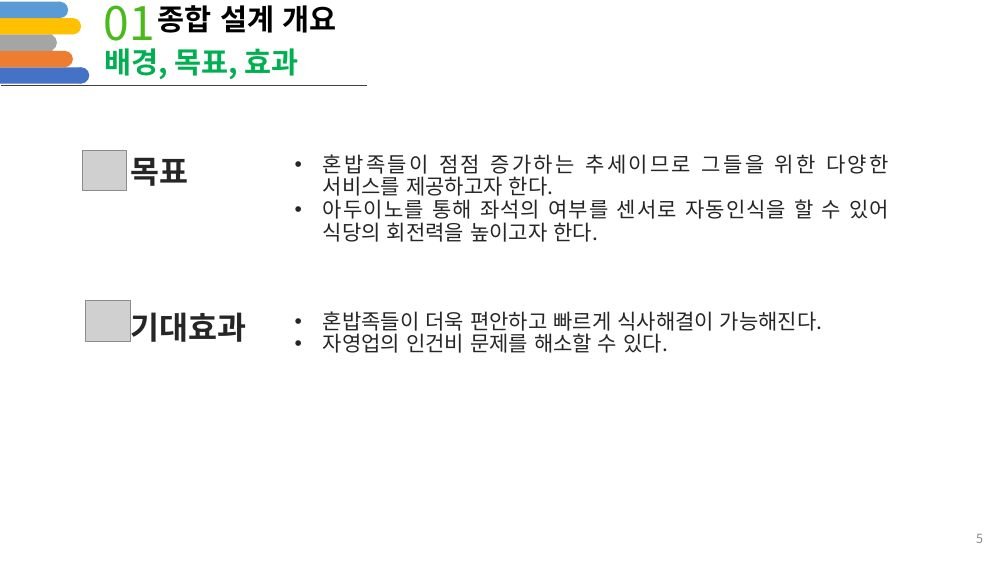
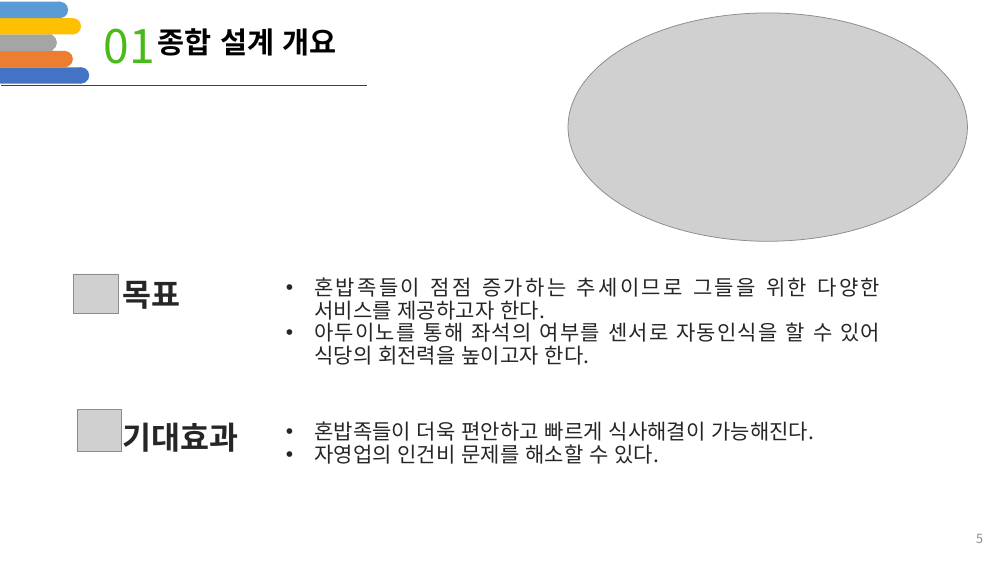
Before and after one commit to PilWooKang/graduateproject, a slide deck: slide 5 of 제안서(강필우,송재호,오준혁,김주형).pptx. Drawn at 1008x567 pixels with LibreOffice and Linux fonts; fonts in the diff are those of the drawing; grey boxes stand for pictures; background and template pictures are left out. Boxes give left, top, right and bottom in pixels: in the first picture for what was removed or moved away, otherwise in the second. Text is boxed around its words. In the diff, an @@ line names an element or a change of style, - is before the commit and + after.

```diff
--- a/제안서(강필우,송재호,오준혁,김주형).pptx
+++ b/제안서(강필우,송재호,오준혁,김주형).pptx
@@ text "01" rewrapped from <box>104,5,155,51</box> to <box>104,28,155,64</box> @@
@@ text "종합 설계 개요": place and size @@
-text "종합 설계 개요" at <box>158,5,336,33</box>
+text "종합 설계 개요" at <box>158,28,336,56</box>
@@ picture added at <box>568,13,967,241</box> @@
@@ text removed at <box>104,48,299,79</box> @@
-배경, 목표, 효과
@@ 2 texts, 1 picture: place and size @@
-2 texts, 1 picture at <box>82,151,889,242</box>
+2 texts, 1 picture at <box>73,274,881,365</box>
@@ 2 texts, 1 picture: place and size @@
-2 texts, 1 picture at <box>85,300,823,353</box>
+2 texts, 1 picture at <box>77,410,814,464</box>
```
Also in this commit, not shown: 10 other slides changed, 1 slide removed.
